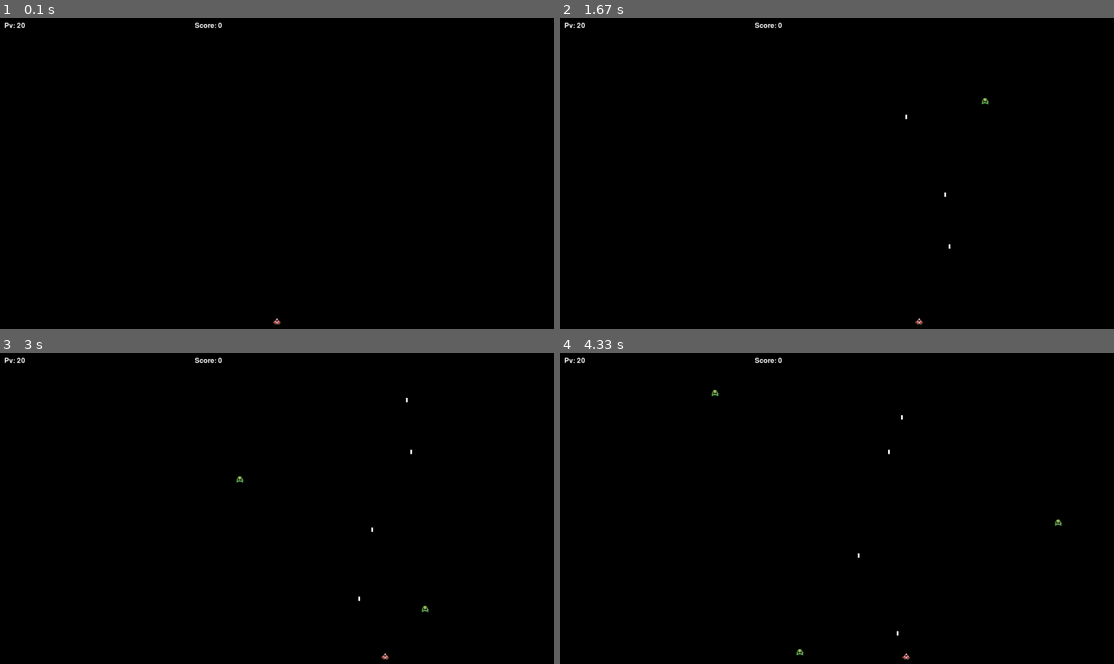
Above: before the commit, frames 1-4 (two rows, left to right).
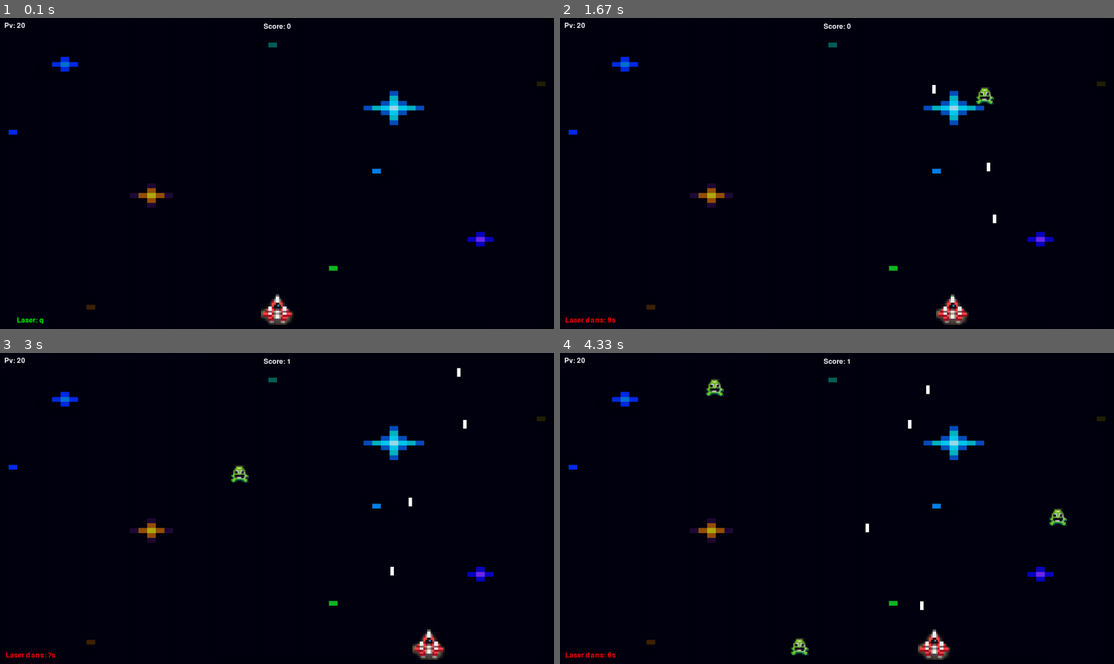
Above: after the commit, the same moments.

Repository: CatChow0/projet_python
Game: pygame game, started from main.py
Two runs of this game, one before a commit and one after it. Both use one fixed random seed, a clock stepped at 60 frames per second and the inputs below.
Inputs:
- Up to frame 1 (0.1 s): no input
- Up to frame 2 (1.67 s): hold Q 0.33-0.8 s; hold Right 0.33-0.8 s; hold Right 0.83-1.3 s; tap Space at 0.9, 1.2, 1.4 s; hold Up 1.33-1.63 s
- Up to frame 3 (3 s): hold Right 1.67-2.13 s; tap Space at 1.73, 2.03, 2.23, 2.53, 2.8 s; hold Left 2.17-2.7 s; hold Down from 2.73 s (still down)
- Up to frame 4 (4.33 s): release Down at 3.03 s; hold Left 3.07-3.47 s; tap Space at 3.13, 3.43, 3.57, 3.97, 4.27 s; hold Up 3.5-3.87 s; hold Right from 3.9 s (still down)

The runs differ from the first frame. In frame 1, 1.6% of the frame differs, in the area x 1-99%, y 1-99%; in frame 2, 1.9%; in frame 3, 2.0%; in frame 4, 2.2%.

Commit message:
n°2 Shooter

Diff:
--- a/main.py
+++ b/main.py
@@ -8,10 +8,9 @@
 width, height = 1280, 720
 screen = pygame.display.set_mode((width, height))
 
-backround_image = pygame.image.load("background1.png").convert()
-backround_rect = backround_image.get_rect()
-backround_rect.left = width + 50
-backround_rect.bottom = height - 1
+# Set up the background
+bg = pygame.image.load("background1.png").convert_alpha()
+bg = pygame.transform.scale(bg, (width,height))
 
 # Set up the clock
 clock = pygame.time.Clock()
@@ -22,17 +21,32 @@
 # Load the enemy sprite
 enemy_image = pygame.image.load("enemy.png").convert_alpha()
 
+# Load Beam sprite
+beam_image = pygame.image.load("beam.png").convert_alpha()
+
 # Set up the player
+player_size = (75,75)
+player_image = pygame.transform.scale(player_image,player_size)
 player_rect = player_image.get_rect()
 player_rect.centerx = width // 2
 player_rect.bottom = height - 10
 player_pv = 20
+player_speed = 7
 
 # Set up the bullets
 bullet_list = []
 bullet_speed = 10
 
+# Set up the q skill
+beam_size =(32,800)
+beam_image = pygame.transform.scale(beam_image, beam_size)
+skill_bullet_list = []
+skill_bullet_speed = 20
+q_cooldown = 0
+
 # Set up the enemies
+enemy_size = (40,40)
+enemy_image = pygame.transform.scale(enemy_image, enemy_size)
 enemy_list = []
 enemy_speed = 5
 enemy_spawn_rate = 60
@@ -53,25 +67,37 @@
         elif event.type == pygame.KEYDOWN:
             if event.key == pygame.K_SPACE:
                 # Fire a bullet
-                bullet_rect = pygame.Rect(0, 0, 4, 10)
+                bullet_rect = pygame.Rect(0, 0, 8, 20)
                 bullet_rect.centerx = player_rect.centerx
                 bullet_rect.bottom = player_rect.top
                 bullet_list.append(bullet_rect)
+                # Fire skill bullet
+            if event.key == pygame.K_q:
+                if q_cooldown == 0:
+                    skill_bullet_rect = beam_image.get_rect()
+                    skill_bullet_rect.centerx = player_rect.centerx
+                    skill_bullet_rect.bottom = player_rect.top
+                    skill_bullet_list.append(skill_bullet_rect)
+                    q_cooldown = 600
 
     # Move the player
     keys = pygame.key.get_pressed()
     if keys[pygame.K_LEFT] and player_rect.left > 0:
-        player_rect.move_ip(-5, 0)
+        player_rect.move_ip(-player_speed, 0)
     if keys[pygame.K_RIGHT] and player_rect.right < width:
-        player_rect.move_ip(5, 0)
+        player_rect.move_ip(player_speed, 0)
     if keys[pygame.K_UP] and player_rect.left > 0:
-        player_rect.move_ip(-5, 0)
+        player_rect.move_ip(-player_speed, 0)
     if keys[pygame.K_DOWN] and player_rect.right < width:
-        player_rect.move_ip(5, 0)
+        player_rect.move_ip(player_speed, 0)
 
     # Move the bullets
     for bullet_rect in bullet_list:
         bullet_rect.move_ip(0, -bullet_speed)
+
+    # Move the bullets skills
+    for skill_bullet_rect in skill_bullet_list:
+        skill_bullet_rect.move_ip(0, -skill_bullet_speed)
 
     # Move the enemies
     for enemy_rect in enemy_list:
@@ -94,6 +120,12 @@
                 bullet_list.remove(bullet_rect)
                 score += 1
 
+    # Detect collisions skills bullet
+    for skill_bullet_rect in skill_bullet_list:
+        for enemy_rect in enemy_list:
+            if skill_bullet_rect.colliderect(enemy_rect):
+                enemy_list.remove(enemy_rect)
+                score += 1
 
     # Detect collisions player
     for enemy_rect in enemy_list:
@@ -101,19 +133,37 @@
             enemy_list.remove(enemy_rect)
             player_pv -= 5
 
-
     # Draw the screen
     screen.fill((0, 0, 0))
-    screen.blit(backround_image, backround_rect)
+    screen.blit(bg,(0,0))
     screen.blit(player_image, player_rect)
+    # Draw bullet
     for bullet_rect in bullet_list:
         pygame.draw.rect(screen, (255, 255, 255), bullet_rect)
+    for skill_bullet_rect in skill_bullet_list:
+        screen.blit(beam_image, skill_bullet_rect)
+    # Render enemy
     for enemy_rect in enemy_list:
         screen.blit(enemy_image, enemy_rect)
+    # Draw score
     score_text = font.render("Score: " + str(score), True, (255, 255, 255))
-    screen.blit(score_text, (450, 10))
+    score_rect = score_text.get_rect(center=(width/2,20))
+    screen.blit(score_text, score_rect)
+    # Draw life
     pv_text = font.render("Pv: " + str(player_pv), True, (255,255,255))
     screen.blit(pv_text, (10,10))
+    # Drow cooldown
+    if q_cooldown > 0:
+        q_cooldown_rt = round(q_cooldown/60)
+        q_skill_text = font.render("Laser dans: " + str(q_cooldown_rt) + "s", True, (255,0,0))
+        q_skill_rect = q_skill_text.get_rect(center=(70,height-20))
+        screen.blit(q_skill_text, q_skill_rect)
+        q_cooldown -= 1
+    elif q_cooldown == 0:
+        q_skill_text = font.render("Laser: q", True, (0,255,0))
+        q_skill_rect = q_skill_text.get_rect(center=(70,height-20))
+        screen.blit(q_skill_text, q_skill_rect)
+
     pygame.display.flip()
 
     # Limit the frame rate
Binary file added: LifeBar1hit.png
Binary file added: LifeBar2hit.png
Binary file added: LifeBar3hit.png
Binary file added: LifeBar4hit.png
Binary file added: LifeBarDead.png
Binary file added: LifeBarFull.png
Binary file added: beam.png
